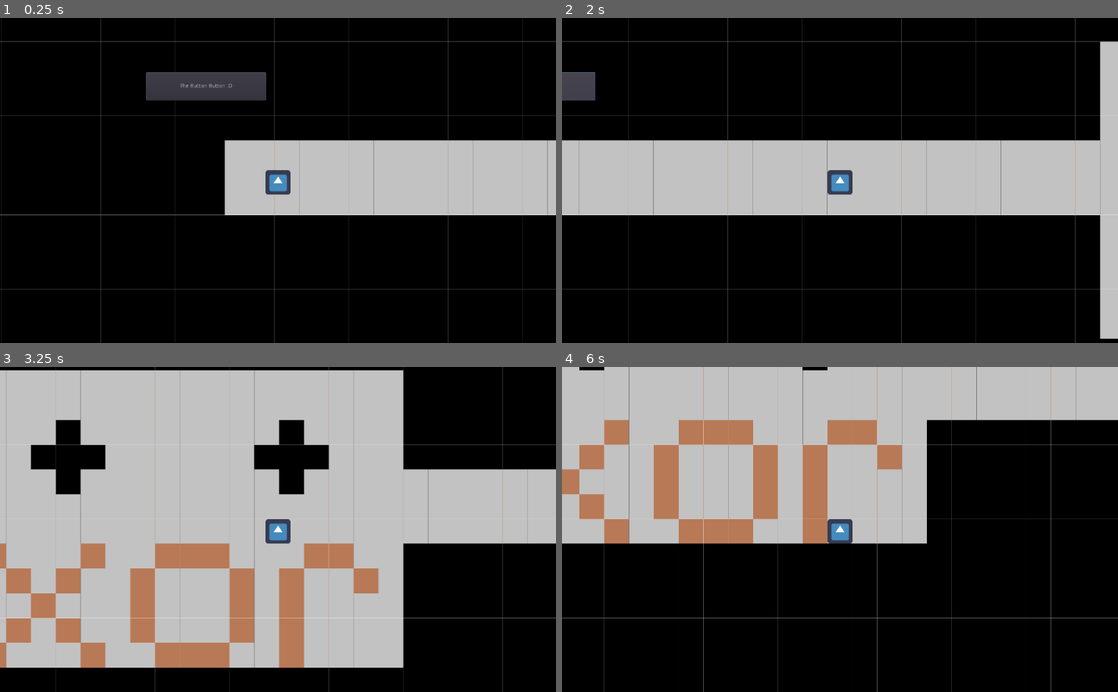
Above: before the commit, frames 1-4 (two rows, left to right).
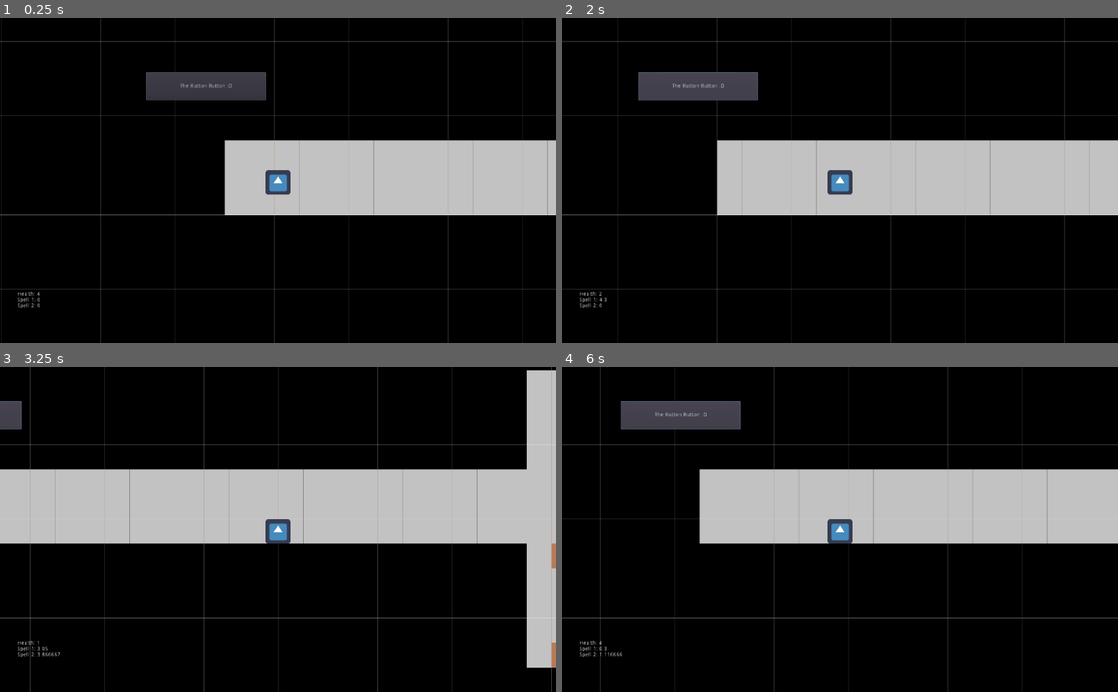
Above: after the commit, the same moments.

Repository: steagray/FA22-Senior-Design
Game: Godot game, scene res://Scenes/Tutorial.tscn
Same seed, same stepped clock (60 frames per second), same inputs: the game is played once before the commit and once after it. The engine's default icon, where the game draws it, is replaced by a stand-in: a white triangle on a blue panel in a dark square.
Inputs:
- Up to frame 1 (0.25 s): no input
- Up to frame 2 (2 s): click "The Button Button :D" at 0.5 s; tap Enter at 1.25 s; hold Right (ui_right) from 1.28 s (still down); hold Z (spell_one) from 1.28 s (still down)
- Up to frame 3 (3.25 s): release Right (ui_right) at 2.03 s; release Z (spell_one) at 2.03 s; hold Down (ui_down) 2.03-2.78 s; tap X (spell_two) at 2.1 s; tap Space at 2.75 s; hold Right (ui_right) from 2.78 s (still down); hold Z (spell_one) from 2.78 s (still down)
- Up to frame 4 (6 s): release Right (ui_right) at 3.53 s; release Z (spell_one) at 3.53 s; hold Up (ui_up) 3.53-4.28 s; tap X (spell_two) at 3.6, 5.1 s; tap Enter at 4.25 s; hold Z (spell_one) 4.28-5.03 s; hold Left (ui_left) 4.28-5.78 s; tap Space at 5 s; hold Down (ui_down) from 5.78 s (still down); hold Z (spell_one) from 5.78 s (still down)

The runs differ from the first frame. In frame 1, less than 0.1% of the frame differs, in the area x 3-8%, y 84-90%; in frame 2, 12%; in frame 3, 53%, in the area x 0-100%, y 0-100%; in frame 4, 43%.

Commit message:
Tut, stats, and UI changes

Diff:
--- a/Scenes/Tutorial.tscn
+++ b/Scenes/Tutorial.tscn
@@ -1,8 +1,9 @@
-[gd_scene load_steps=7 format=2]
+[gd_scene load_steps=8 format=2]
 
 [ext_resource path="res://Scripts/Player.gd" type="Script" id=1]
 [ext_resource path="res://icon.png" type="Texture" id=2]
 [ext_resource path="res://Assets/TutorailTilesetTest.png" type="Texture" id=3]
+[ext_resource path="res://Scripts/UI.gd" type="Script" id=4]
 
 [sub_resource type="ConvexPolygonShape2D" id=6]
 points = PoolVector2Array( 64, 64, 0, 64, 0, 0, 64, 0 )
@@ -85,6 +86,13 @@
 current = true
 zoom = Vector2( 1.4, 1.4 )
 
+[node name="RichTextLabel" type="RichTextLabel" parent="KinematicPlayer2D/Camera2D"]
+margin_left = -672.0
+margin_top = 287.0
+margin_right = 663.0
+margin_bottom = 376.0
+script = ExtResource( 4 )
+
 [node name="Sprite" type="Sprite" parent="KinematicPlayer2D"]
 position = Vector2( 0, 5 )
 texture = ExtResource( 2 )
--- /dev/null
+++ b/Scripts/UI.gd
@@ -0,0 +1,18 @@
+extends RichTextLabel
+
+
+# Declare member variables here. Examples:
+# var a = 2
+# var b = "text"
+
+
+# Called when the node enters the scene tree for the first time.
+func _ready():
+	pass # Replace with function body.
+
+
+# Called every frame. 'delta' is the elapsed time since the previous frame.
+func _process(delta):
+	text = "Health: " + str(stats.health) + "\n"
+	text += "Spell 1: " + str(spellone.currCD) + "\n"
+	text += "Spell 2: " + str(spelltwo.currCD)
--- a/Scripts/playerstats.gd
+++ b/Scripts/playerstats.gd
@@ -2,7 +2,7 @@
 
 
 # Declare member variables here.
-var speed = 50
+var speed = 15
 var health = 4  # Health
 var castTimer_MAX = 0.5
 
Not shown, added: reportfiles/presentation/source/.presentation.tex.swp
